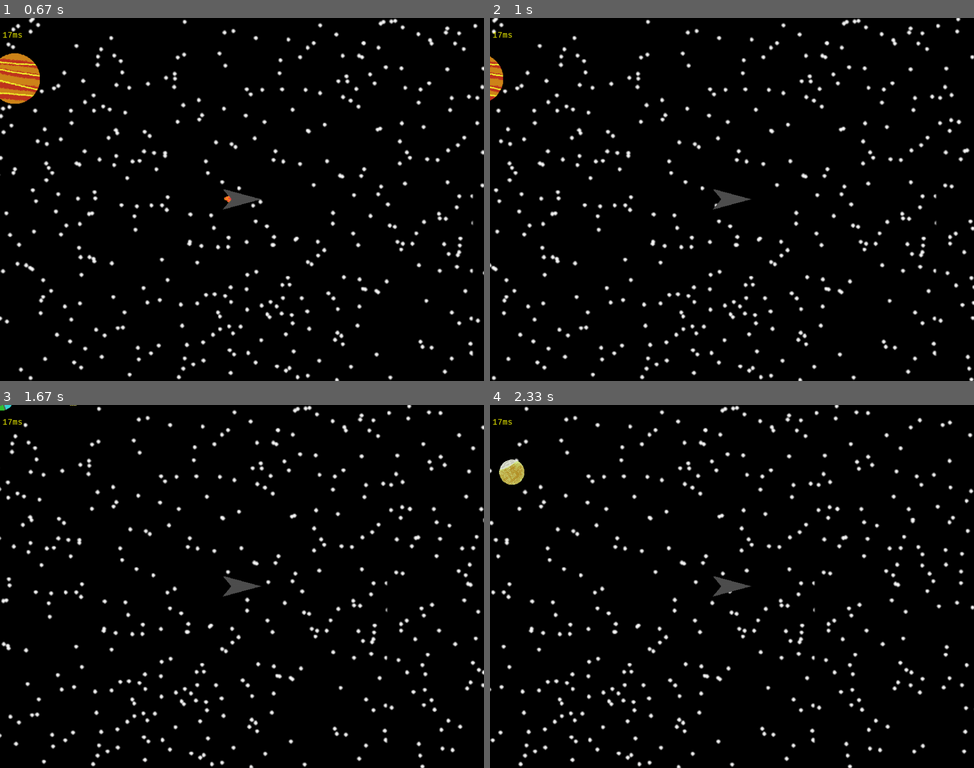
Above: before the commit, frames 1-4 (two rows, left to right).
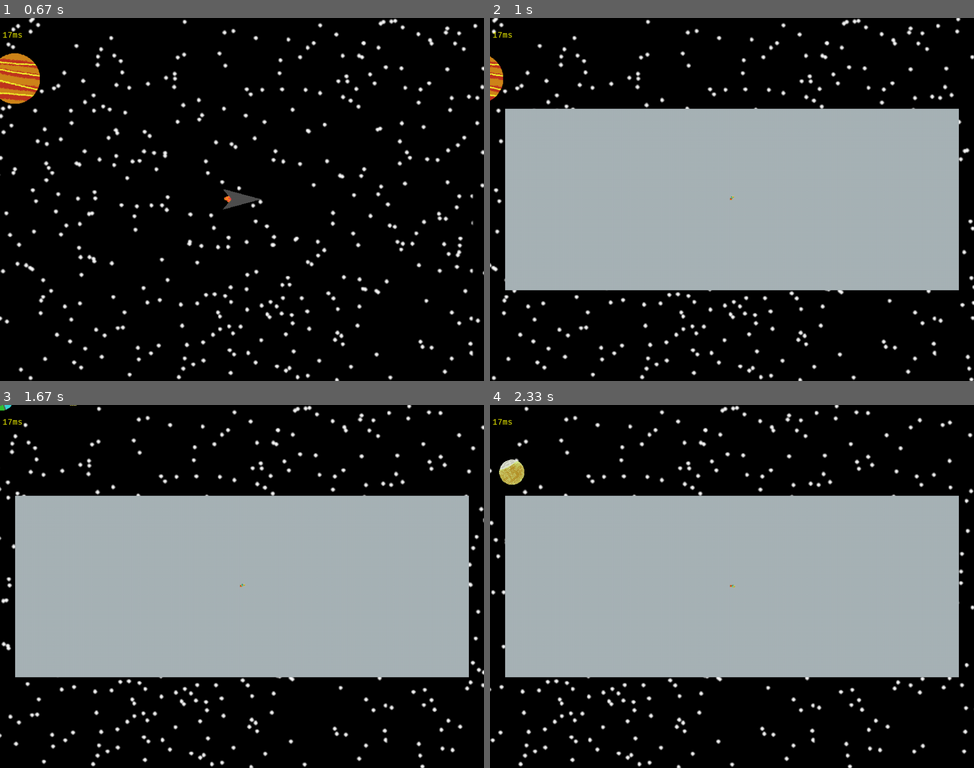
Above: after the commit, the same moments.

Repository: Jacob-OTW/Explorer-in-PyGame
Game: pygame game, started from main.py
Same seed, same stepped clock (60 frames per second), same inputs: the game is played once before the commit and once after it.
Inputs:
- Up to frame 1 (0.67 s): hold Space from 0.33 s (still down); hold Up from 0.33 s (still down)
- Up to frame 2 (1 s): release Space at 0.8 s; release Up at 0.8 s; hold M from 0.83 s (still down); hold Up from 0.83 s (still down)
- Up to frame 3 (1.67 s): release M at 1.3 s; release Up at 1.3 s; tap Space at 1.33 s
- Up to frame 4 (2.33 s): no input

Frame 1 is identical in both runs. In frame 2, 47% of the frame differs, in the area x 3-97%, y 24-76%; in frame 3, 47%; in frame 4, 47%.

Commit message:
Added basis for map feature, need better implementation for adding mimics, and adding mimics for the player.

Diff:
--- a/main.py
+++ b/main.py
@@ -7,6 +7,8 @@
 from planet_obj import planet_group
 from pop_up_obj import pop_up_group
 from shop_UI_obj import shop_ui_group, shop_ui, return_main_menu
+from map_UI_obj import map_ui_group, map_ui
+from mimic_obj import mimic_group, Mimic
 
 
 def HandleKeys():
@@ -28,9 +30,8 @@
             if event.key == pygame.K_e:
                 shop_ui.shop = True
                 shop_ui.shop_list = return_main_menu()
-            if event.key == pygame.K_t:
-                for i in range(10):
-                    play.inventory.append(i)
+            if event.key == pygame.K_m:
+                map_ui.map = False if map_ui.map else True
 
 
 class Stars:  # This class is used for the background tiles
@@ -115,6 +116,9 @@
 
 Stars.addstars()  # Add the 4 background tiles
 
+for i in planet_group.sprites():
+    mimic_group.add(Mimic(i))
+
 myfont = pygame.font.SysFont("monospace", 16)  # setup font for text
 
 last_time = time.time()
@@ -130,6 +134,7 @@
     planet_group.update()
     shop_ui_group.update()
     pop_up_group.update()
+    mimic_group.update()
 
     # Visual
     stage.screen.fill(bg_color)  # Fill the 'screen' surface with a solid color
@@ -140,6 +145,9 @@
     # play.draw_mask_attach()
     if shop_ui.shop:
         shop_ui_group.draw(stage.screen)
+    if map_ui.map:
+        map_ui_group.draw(stage.screen)
+        mimic_group.draw(stage.screen)
     pop_up_group.draw(stage.screen)
 
     # Text
--- /dev/null
+++ b/map_UI_obj.py
@@ -0,0 +1,15 @@
+import pygame
+from settings import stage
+
+
+class Map_UI(pygame.sprite.Sprite):
+    def __init__(self):
+        super().__init__()
+        self.image = pygame.image.load('Assets/map_ui.png')
+        self.rect = self.image.get_rect(center=(stage.SCREEN_WIDTH / 2, stage.SCREEN_HEIGHT / 2))
+        self.map = False
+
+
+map_ui_group = pygame.sprite.Group()
+map_ui = Map_UI()
+map_ui_group.add(map_ui)
--- /dev/null
+++ b/mimic_obj.py
@@ -0,0 +1,18 @@
+import pygame
+from settings import stage
+
+
+class Mimic(pygame.sprite.Sprite):
+    def __init__(self, target):
+        super().__init__()
+        self.target = target
+        self.image = pygame.transform.scale(target.image, (10, 10))
+        self.rect = self.image.get_rect()
+
+    def update(self):
+        self.image = pygame.transform.scale(self.target.image, (self.target.rect.width / 25, self.target.rect.height / 25))
+        self.rect.center = ((self.target.startx * 0.018) + stage.SCREEN_WIDTH / 2,
+                            (self.target.starty * 0.018) + stage.SCREEN_HEIGHT / 2)
+
+
+mimic_group = pygame.sprite.Group()
--- a/player_obj.py
+++ b/player_obj.py
@@ -13,8 +13,9 @@
         self.Surface = pygame.Surface((90, 52), pygame.SRCALPHA, 32)
         self.Idle = pygame.image.load('Assets/Ship.png').convert()
         self.Idle.set_colorkey((0, 0, 0))
-        self.burner = {0: pygame.image.load('Assets/burner0.png'), 1: pygame.image.load('Assets/burner1.png')}
+        self.burner = {0: pygame.image.load('Assets/burner0.png').convert_alpha(), 1: pygame.image.load('Assets/burner1.png').convert_alpha()}
         self.burner_index = 0
+        self.burner_timer = 0
 
         # Call Stored Image
         self.image = self.Surface
@@ -43,7 +44,10 @@
         keys = pygame.key.get_pressed()
         if keys[pygame.K_SPACE]:
             self.Surface.blit(self.burner[self.burner_index], (0, 0))
-            self.burner_index = 0 if self.burner_index == 1 else 1
+            self.burner_timer += 1
+            if self.burner_timer >= 5:
+                self.burner_index = 0 if self.burner_index == 1 else 1
+                self.burner_timer = 0
             self.accelerate()
         if keys[pygame.K_a]:
             self.rotate(5)
--- a/shop_UI_obj.py
+++ b/shop_UI_obj.py
@@ -78,7 +78,7 @@
 
     def update(self):
         self.image = pygame.image.load('Assets/shop_ui.png').convert_alpha()
-        self.selector_rect.center = (100, self.selected * 50 + self.test_text.get_height() + 2)  # Set selector position
+        self.selector_rect.midtop = (100, self.selected * 50 + self.test_text.get_height() / 2 + 4)  # Set selector position
         self.image.blit(self.selector, self.selector_rect)  # Draw selector to Surface
         for i, item in enumerate(self.shop_list):  # Draw the Text from the shop_list
             text = self.font.render(f'{item}', True, (0, 0, 0))
Binary file added: Assets/map_ui.png
